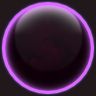
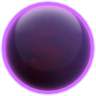
Comparing the layer stacks of the two 96x96 images. Changes:
added layer "GlowOverlay" above "Contrasted" over [0,0,96,96]
added layer "Contrasted" above "Base" over [0,0,96,96]
hid "Base" over [0,0,96,96]
hid "Background" over [0,0,96,96]
